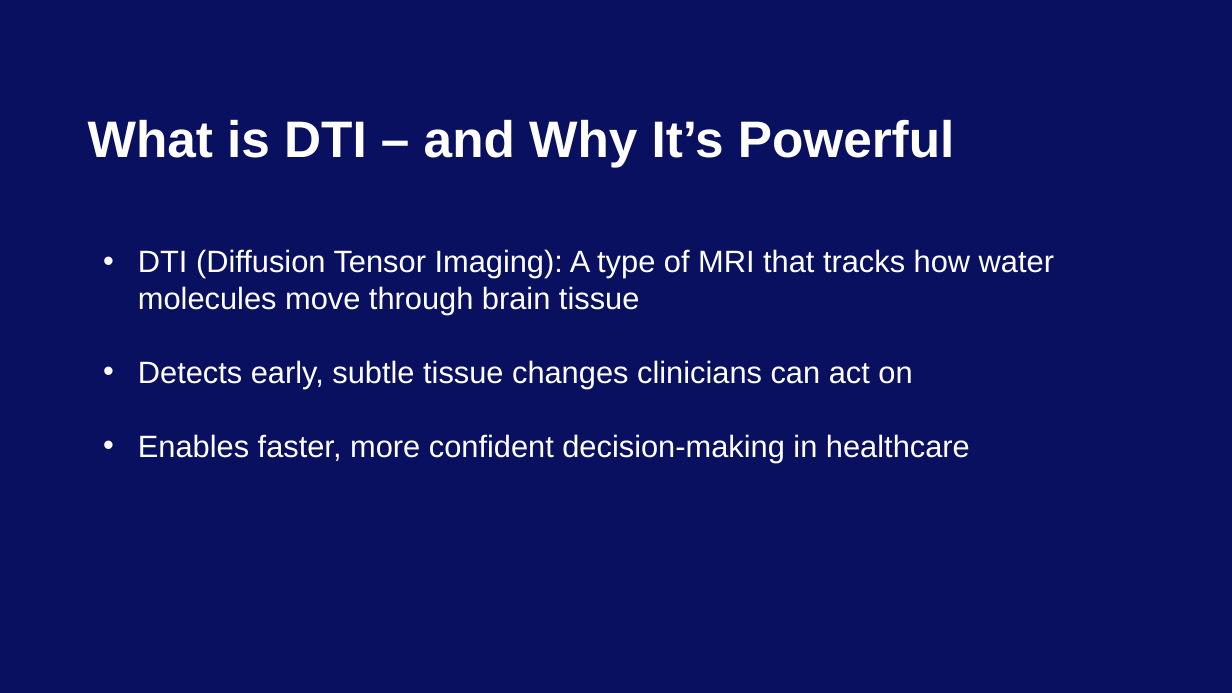
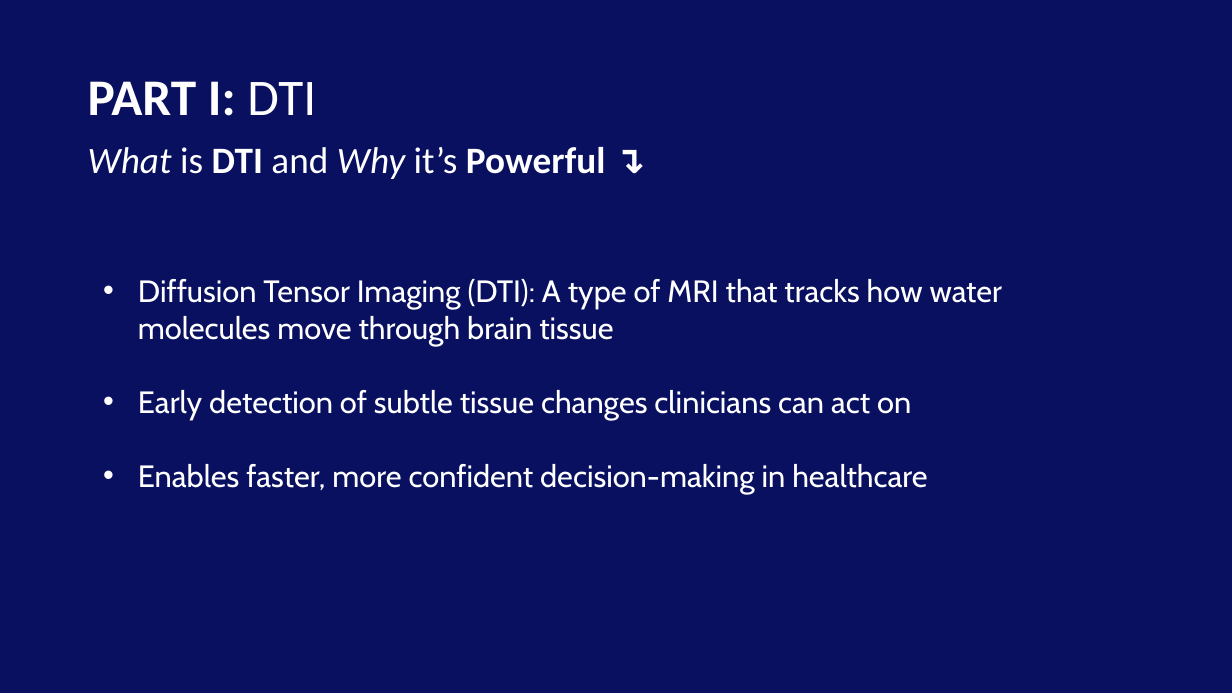
Before and after one commit to Neepa04/MXB201Group15, a slide deck: slide 3 of Report/Presentation.pptx. Drawn at 1232x693 pixels with LibreOffice and Linux fonts; fonts in the diff are those of the drawing; background and template pictures are left out. Boxes give left, top, right and bottom in pixels: in the first picture for what was removed or moved away, otherwise in the second. Text is boxed around its words. In the diff, an @@ line names an element or a change of style, - is before the commit and + after.

Commit message:
Improved formatting and grammar for all existing work in Part1
For professionalism and aesthetics

```diff
--- a/Report/Presentation.pptx
+++ b/Report/Presentation.pptx
@@ text added at (88,81,316,116), 40 pt, text #FFFFFF, bold @@
+PART I: DTI
@@ text at (88,147,605,179): text changed; size 40 to 29 pt; font Arial to Calibri; bold off @@
-What is DTI – and Why It’s Powerful
+What is DTI and Why it’s Powerful ↴
@@ subtitle "Diffusion Tensor Imaging (DTI): A ...": place and size @@
-subtitle "Diffusion Tensor Imaging (DTI): A ..." at (138,249,1054,463)
+subtitle "Diffusion Tensor Imaging (DTI): A ..." at (138,279,1003,494)
@@ subtitle at (138,279,1003,420): text changed; font Arial to Cabin @@
-• DTI (Diffusion Tensor Imaging): A type of MRI that tracks how water molecules move through brain tissue
-• Detects early, subtle tissue changes clinicians can act on
+• Diffusion Tensor Imaging (DTI): A type of MRI that tracks how water molecules move through brain tissue
+• Early detection of subtle tissue changes clinicians can act on
@@ subtitle at (138,464,927,494): font Arial to Cabin in "Enables faster, more confident decision-making in healthcare" @@
```
Also in this commit, not shown: 2 other slides changed.
